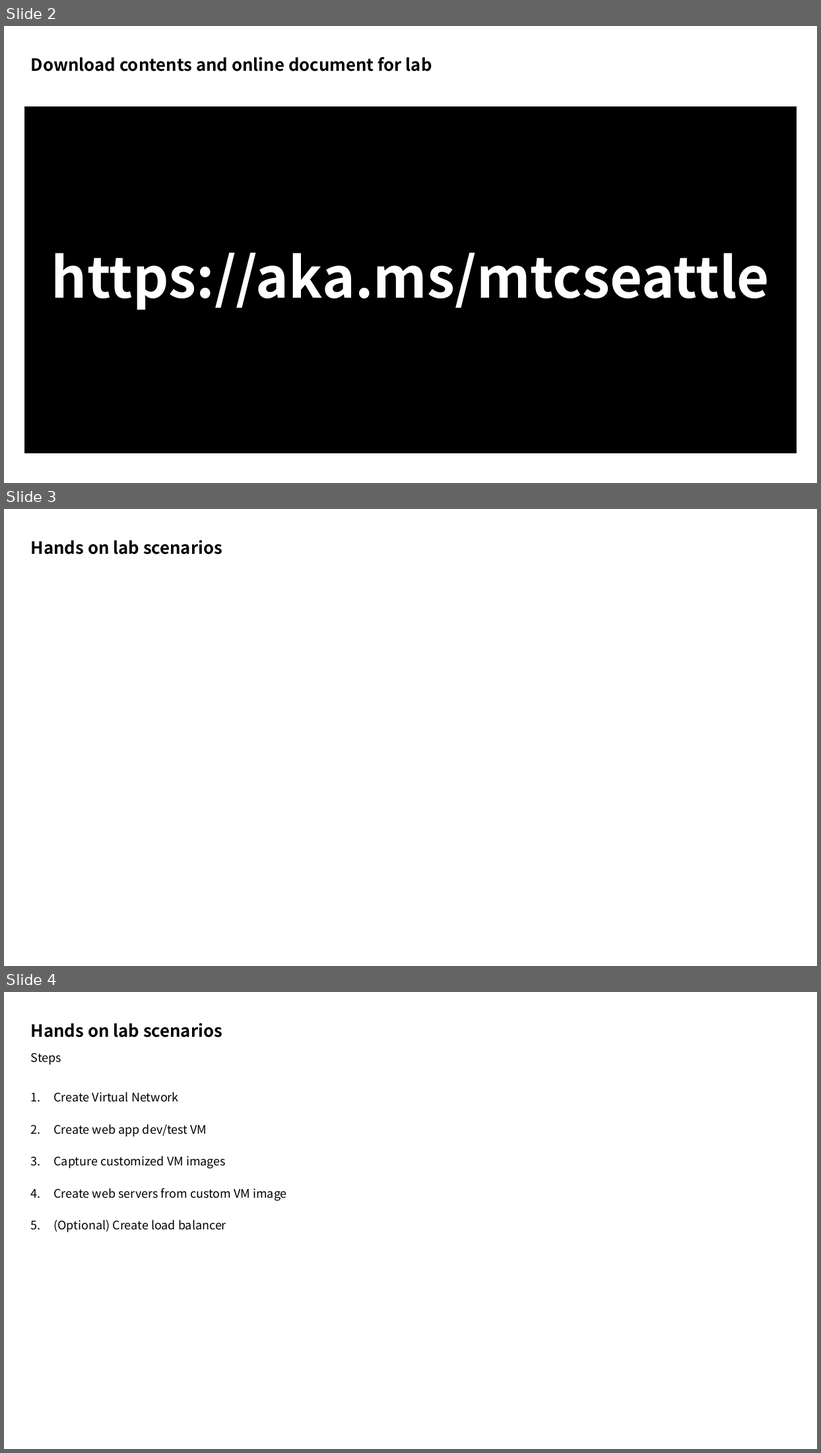
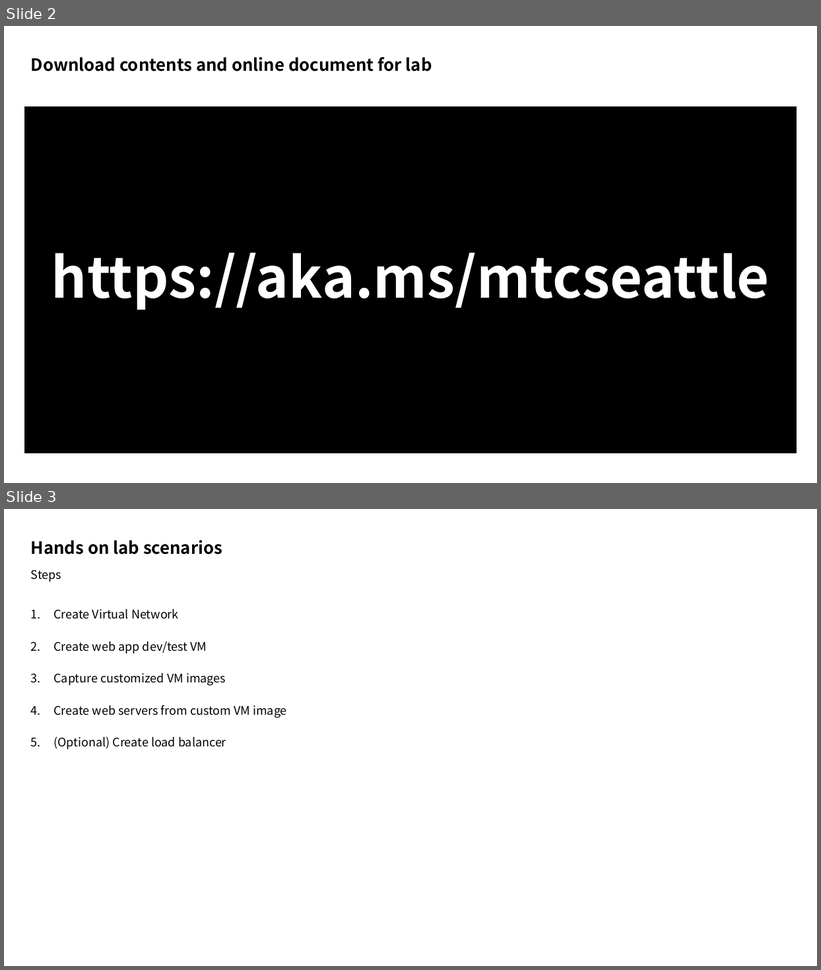
Before and after one commit to xlegend1024/az-infra-wrkshp-101, a slide deck: 2. Workshop Scenario/Workshop Scenario.pptx. Shown one above the other, each under a label of ours: slides 2, 3 and 4 before the commit, slides 2 and 3 after it. The pictures are 821x1453 and 821x970 pixels, drawn with LibreOffice and Linux fonts; fonts in the diff are those of the drawing. Boxes give left, top, right and bottom in pixels: in the first picture for what was removed or moved away, otherwise in the second. Text is boxed around its words. In the diff, an @@ line names an element or a change of style, - is before the commit and + after.

```diff
--- a/2. Workshop Scenario/Workshop Scenario.pptx
+++ b/2. Workshop Scenario/Workshop Scenario.pptx
@@ slide 3 removed at box(4, 509, 817, 966), background #FFFFFF @@
@@ title removed at box(31, 540, 222, 555) @@
-Hands on lab scenarios
@@ what was slide 4 is now slide 3 @@
```
Also in this commit, not shown: 3 other files.
